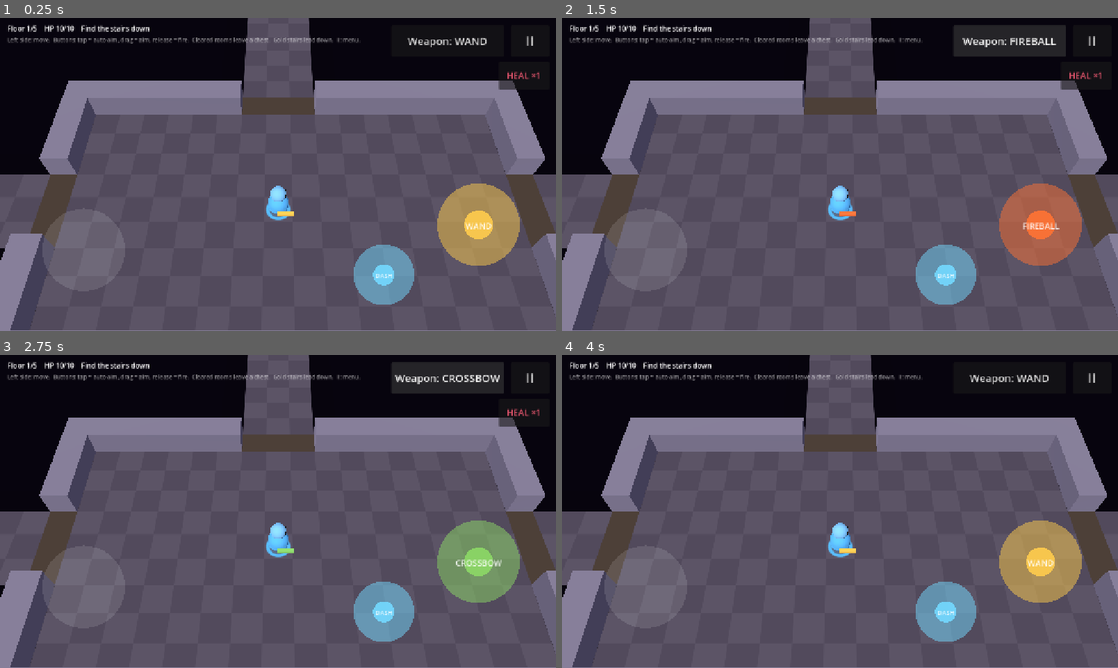
Above: before the commit, frames 1-4 (two rows, left to right).
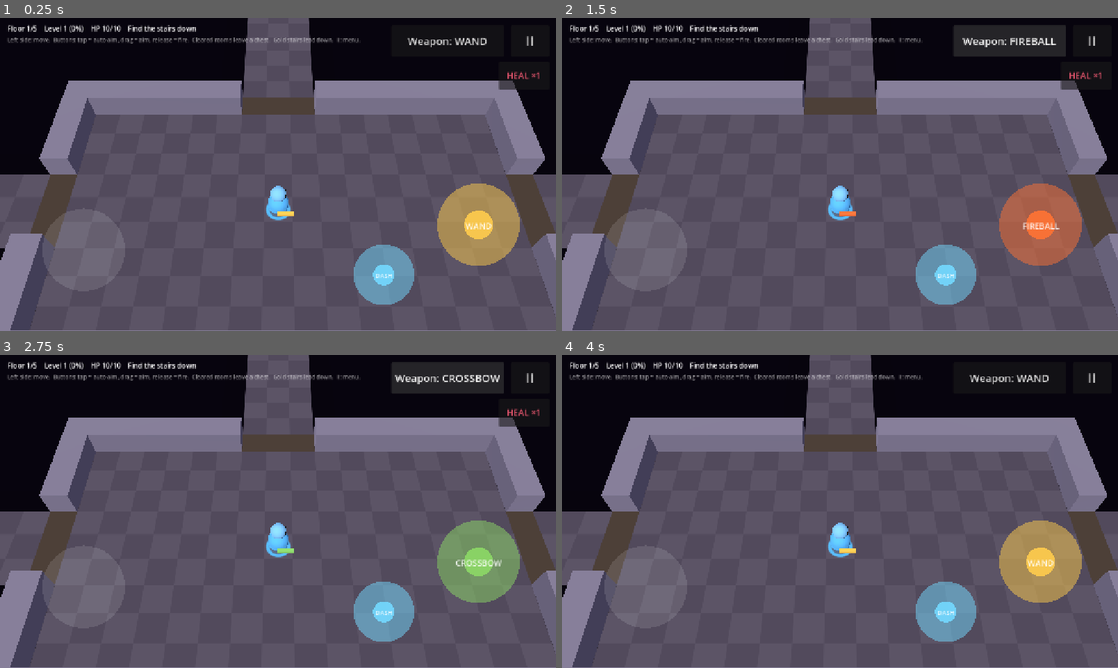
Above: after the commit, the same moments.

Repository: Zenb0t/toto
Game: Godot game, scene res://scenes/main.tscn
Same seed, same stepped clock (60 frames per second), same inputs: the game is played once before the commit and once after it.
Inputs:
- Up to frame 1 (0.25 s): no input
- Up to frame 2 (1.5 s): click "Weapon: WAND" at 0.5 s; click "Weapon: SWORD" at 1.25 s
- Up to frame 3 (2.75 s): click "Weapon: FIREBALL" at 2 s
- Up to frame 4 (4 s): click "Weapon: CROSSBOW" at 2.75 s; click "HEAL ×1" at 3.5 s

The runs differ from the first frame. In frame 1, 0.4% of the frame differs, in the area x 8-36%, y 2-5%; in frame 2, 0.4%; in frame 3, 0.4%; in frame 4, 0.4%.

Commit message:
Experience levels: kills make the hero tougher
Like Dungeon Crawl's experience levels (or Brawl Stars' power cubes): a
kill is worth the monster's health in points, each level needs more than
the last, and every level adds 2 maximum health (healing those 2), up to
level 10. Experience carries down the stairs. The HUD shows the level and
progress; "LEVEL n!" rises over the hero as 3D floating text.

Co-Authored-By: Claude Opus 5.5 <noreply@anthropic.com>
Claude-Session: https://claude.ai/code/session_015ZGKCCJdA1nx2f1Xhpqp12

Diff:
--- a/scripts/core/health.gd
+++ b/scripts/core/health.gd
@@ -40,3 +40,12 @@
 	var health := Health.new(max_health)
 	health.current = clampi(current_health, 1, max_health)
 	return health
+
+
+## Raises the maximum and the current health by the same amount (growing tougher heals that much too).
+func raise_maximum(amount: int) -> void:
+	if is_dead() or amount <= 0:
+		return
+	maximum += amount
+	current += amount
+	changed.emit(current, maximum)
--- a/scripts/main.gd
+++ b/scripts/main.gd
@@ -10,6 +10,7 @@
 const RESTART_DELAY_SECONDS := 1.5
 ## How long "down to floor N" shows before the next floor loads.
 const DESCEND_DELAY_SECONDS := 0.8
+const LEVEL_UP_COLOR := Color(1.0, 0.85, 0.35)
 ## Where a chest's potion lands, tried in order: beside the chest, on safe floor.
 const BESIDE: Array[Vector2i] = [Vector2i.RIGHT, Vector2i.LEFT, Vector2i.DOWN, Vector2i.UP]
 ## How often line of sight is worked out again.
@@ -40,6 +41,7 @@
 var _rng := RandomNumberGenerator.new()
 var _offered_drop: ItemDrop  ## The dropped item the player is standing on, if any.
 var _belt := PotionBelt.new()
+var _experience := Experience.new(_run.experience)
 
 @onready var _hud_layer: CanvasLayer = $Hud
 @onready var _hud: Label = $Hud/Status
@@ -249,6 +251,7 @@
 func _on_enemy_defeated(enemy: Enemy, room: int) -> void:
 	_enemies_by_room[room].erase(enemy)
 	_progress.record_defeat(room)
+	_grow_from(enemy.monster)
 	_refresh_hud()
 	if LootTable.rolls_enemy_drop(GameTuning.enemy_drop_chance(_tuning), _rng):
 		var drop_id := LootTable.enemy_drop_id(enemy.weapon.id, GameTuning.item_ids(), _held_ids(), _rng)
@@ -476,12 +479,21 @@
 
 # --- Run state -----------------------------------------------------------------------------------
 
+## Every kill is worth the monster's toughness in experience; each level makes the hero tougher.
+func _grow_from(monster: Monster) -> void:
+	var levels := _experience.gain(monster.max_health)
+	if levels > 0:
+		_player.health.raise_maximum(levels * Experience.HEALTH_PER_LEVEL)
+		_world.float_text(_player.global_position, "LEVEL %d!" % _experience.level(), LEVEL_UP_COLOR)
+
+
 func _refresh_hud() -> void:
 	if _run_over:
 		return
 	var goal := "Find the way out" if _run.is_last_floor() else "Find the stairs down"
-	_hud.text = "Floor %d/%d    HP %d/%d    %s" % [
-		_run.floor_number, RunState.FLOOR_COUNT, _player.health.current, _player.health.maximum, goal]
+	_hud.text = "Floor %d/%d    Level %d (%d%%)    HP %d/%d    %s" % [
+		_run.floor_number, RunState.FLOOR_COUNT, _experience.level(), roundi(_experience.progress() * 100),
+		_player.health.current, _player.health.maximum, goal]
 
 
 ## Down to the next floor with everything the player holds, or out of the dungeon from the last one.
@@ -492,7 +504,7 @@
 	if _run_over:
 		return
 	_run_over = true
-	var next := _run.next_floor(_weapon_id, _utility_id, _player.health.current, _belt.to_dict())
+	var next := _run.next_floor(_weapon_id, _utility_id, _player.health, _belt.to_dict(), _experience.points)
 	_hud.text = "Down to floor %d..." % next.floor_number
 	await get_tree().create_timer(DESCEND_DELAY_SECONDS).timeout
 	RunState.carry(next)
--- /dev/null
+++ b/scripts/run/experience.gd
@@ -0,0 +1,49 @@
+class_name Experience
+extends RefCounted
+## Like Dungeon Crawl's experience levels (or Brawl Stars' power cubes): defeating monsters makes the hero
+## tougher. Each kill is worth points; every level needs more points than the one before. Pure.
+
+const MAX_LEVEL := 10
+## Going from level n to n + 1 takes n times this many points.
+const POINTS_PER_LEVEL := 5
+## Extra maximum health for every level above the first.
+const HEALTH_PER_LEVEL := 2
+
+var points := 0
+
+
+func _init(starting_points := 0) -> void:
+	points = starting_points
+
+
+func level() -> int:
+	var reached := 1
+	while reached < MAX_LEVEL and points >= points_for(reached + 1):
+		reached += 1
+	return reached
+
+
+## Adds points and returns how many levels they brought (0 most of the time).
+func gain(amount: int) -> int:
+	var before := level()
+	points += maxi(amount, 0)
+	return level() - before
+
+
+## How far the hero is toward the next level, 0..1 (1 at the top level).
+func progress() -> float:
+	var current := level()
+	if current == MAX_LEVEL:
+		return 1.0
+	var start := points_for(current)
+	return float(points - start) / (points_for(current + 1) - start)
+
+
+## The points needed to reach a level.
+static func points_for(target_level: int) -> int:
+	return POINTS_PER_LEVEL * target_level * (target_level - 1) / 2
+
+
+## The extra maximum health a level brings, on top of the hero's own.
+static func bonus_health(at_level: int) -> int:
+	return (at_level - 1) * HEALTH_PER_LEVEL
--- a/scripts/run/run_state.gd
+++ b/scripts/run/run_state.gd
@@ -1,7 +1,7 @@
 class_name RunState
 extends RefCounted
 ## What a run carries from one floor down to the next, like a Dungeon Crawl character taking the stairs:
-## the floor reached, the gear held, health and potions. Each floor itself is new.
+## the floor reached, the gear held, health, potions and experience. Each floor itself is new.
 ## Pure data, plus one explicit hand-over: the game reloads its scene for every floor, so the state for the
 ## next floor is carried across with carry() and picked up with take_carried().
 
@@ -18,6 +18,7 @@
 var health := Player.MAX_HEALTH
 var max_health := Player.MAX_HEALTH
 var potions := STARTING_POTIONS.duplicate()
+var experience := 0
 
 
 ## Leaves state for the next scene to pick up.
@@ -40,13 +41,15 @@
 
 ## The state for the floor below, carrying what the player holds now.
 func next_floor(
-		held_weapon_id: String, held_utility_id: String, current_health: int, held_potions: Dictionary
+		held_weapon_id: String, held_utility_id: String, hero_health: Health, held_potions: Dictionary,
+		experience_points: int
 ) -> RunState:
 	var next := RunState.new()
 	next.floor_number = floor_number + 1
 	next.weapon_id = held_weapon_id
 	next.utility_id = held_utility_id
-	next.health = current_health
-	next.max_health = max_health
+	next.health = hero_health.current
+	next.max_health = hero_health.maximum
 	next.potions = held_potions.duplicate()
+	next.experience = experience_points
 	return next
--- /dev/null
+++ b/scripts/view3d/models/floating_text.gd
@@ -0,0 +1,36 @@
+class_name FloatingText
+extends Label3D
+## A short message that rises from a spot and shrinks away (a level up, later damage numbers). It stays
+## opaque: partly transparent text renders muddy in the Compatibility renderer.
+
+const RISE := 1.2
+const SECONDS := 1.2
+const START_HEIGHT := 1.8
+const FONT_SIZE := 56
+const PIXEL_SIZE := 0.01
+## The share of its time at the end during which it shrinks away.
+const SHRINK_SHARE := 0.25
+
+var _elapsed := 0.0
+var _start: Vector3
+
+
+func _init(message: String, color: Color, at: Vector3) -> void:
+	text = message
+	modulate = color
+	billboard = BaseMaterial3D.BILLBOARD_ENABLED
+	no_depth_test = true
+	font_size = FONT_SIZE
+	pixel_size = PIXEL_SIZE
+	outline_size = 14
+	_start = at + Vector3(0, START_HEIGHT, 0)
+	position = _start
+
+
+func _process(delta: float) -> void:
+	_elapsed += delta
+	var progress := clampf(_elapsed / SECONDS, 0.0, 1.0)
+	position = _start + Vector3(0, RISE * progress, 0)
+	scale = Vector3.ONE * clampf((1.0 - progress) / SHRINK_SHARE, 0.01, 1.0)
+	if progress >= 1.0:
+		queue_free()
--- a/scripts/view3d/world_view_3d.gd
+++ b/scripts/view3d/world_view_3d.gd
@@ -88,6 +88,11 @@
 		model.show_potion(drop.potion))
 
 
+## A message rising from a spot on the 2D plane.
+func float_text(at: Vector2, message: String, color: Color) -> void:
+	add_child(FloatingText.new(message, color, WorldSpace.to_3d(at)))
+
+
 func _process(_delta: float) -> void:
 	if not is_instance_valid(_hero):
 		return
--- /dev/null
+++ b/tests/unit/test_experience.gd
@@ -0,0 +1,50 @@
+extends GutTest
+
+
+func test_a_hero_starts_at_level_one() -> void:
+	assert_eq(Experience.new().level(), 1)
+
+
+func test_enough_points_bring_a_level() -> void:
+	var experience := Experience.new()
+
+	var gained := experience.gain(Experience.points_for(2))
+
+	assert_eq(gained, 1)
+	assert_eq(experience.level(), 2)
+
+
+func test_a_big_kill_can_bring_several_levels_at_once() -> void:
+	var experience := Experience.new()
+
+	assert_eq(experience.gain(Experience.points_for(4)), 3)
+
+
+func test_every_level_needs_more_points_than_the_one_before() -> void:
+	for level in range(2, Experience.MAX_LEVEL):
+		var this_step := Experience.points_for(level + 1) - Experience.points_for(level)
+		var last_step := Experience.points_for(level) - Experience.points_for(level - 1)
+		assert_gt(this_step, last_step, str(level))
+
+
+func test_levels_stop_at_the_top() -> void:
+	var experience := Experience.new()
+
+	experience.gain(100000)
+
+	assert_eq(experience.level(), Experience.MAX_LEVEL)
+	assert_eq(experience.progress(), 1.0)
+
+
+func test_progress_shows_how_close_the_next_level_is() -> void:
+	var experience := Experience.new()
+	var halfway := (Experience.points_for(2) + 1) / 2
+
+	experience.gain(halfway)
+
+	assert_almost_eq(experience.progress(), float(halfway) / Experience.points_for(2), 0.001)
+
+
+func test_each_level_adds_health() -> void:
+	assert_eq(Experience.bonus_health(1), 0)
+	assert_eq(Experience.bonus_health(3), 2 * Experience.HEALTH_PER_LEVEL)
--- a/tests/unit/test_health.gd
+++ b/tests/unit/test_health.gd
@@ -80,3 +80,12 @@
 func test_restored_health_stays_within_its_limits() -> void:
 	assert_eq(Health.restored(10, 25).current, 10)
 	assert_eq(Health.restored(10, 0).current, 1, "never restored dead")
+
+
+func test_raising_the_maximum_heals_as_much() -> void:
+	var health := Health.restored(10, 6)
+
+	health.raise_maximum(2)
+
+	assert_eq(health.maximum, 12)
+	assert_eq(health.current, 8)
--- a/tests/unit/test_run_state.gd
+++ b/tests/unit/test_run_state.gd
@@ -18,26 +18,28 @@
 func test_the_stairs_lead_one_floor_down_with_what_the_player_holds() -> void:
 	var run := RunState.new()
 
-	var next := run.next_floor("sword", "blink", 4, {"haste": 2})
+	var next := run.next_floor("sword", "blink", Health.restored(14, 4), {"haste": 2}, 30)
 
 	assert_eq(next.floor_number, 2)
 	assert_eq(next.weapon_id, "sword")
 	assert_eq(next.utility_id, "blink")
 	assert_eq(next.health, 4)
+	assert_eq(next.max_health, 14)
 	assert_eq(next.potions, {"haste": 2})
+	assert_eq(next.experience, 30)
 
 
 func test_only_the_bottom_floor_leads_out() -> void:
 	var run := RunState.new()
 	for _i in RunState.FLOOR_COUNT - 1:
 		assert_false(run.is_last_floor(), str(run.floor_number))
-		run = run.next_floor("wand", "dash", 10, {})
+		run = run.next_floor("wand", "dash", Health.new(10), {}, 0)
 
 	assert_true(run.is_last_floor())
 
 
 func test_a_carried_run_is_picked_up_on_the_next_floor() -> void:
-	var next := RunState.new().next_floor("sword", "dash", 7, {})
+	var next := RunState.new().next_floor("sword", "dash", Health.new(10), {}, 0)
 
 	RunState.carry(next)
 
@@ -45,7 +47,7 @@
 
 
 func test_with_nothing_carried_a_new_run_starts() -> void:
-	RunState.carry(RunState.new().next_floor("sword", "dash", 7, {}))
+	RunState.carry(RunState.new().next_floor("sword", "dash", Health.new(10), {}, 0))
 	RunState.take_carried()
 
 	assert_eq(RunState.take_carried().floor_number, 1, "dying or restarting starts over")
Not shown, added: scripts/run/experience.gd.uid
Not shown, added: scripts/view3d/models/floating_text.gd.uid
Not shown, added: tests/unit/test_experience.gd.uid
Not shown, changed: README.md
Not shown, changed: docs/design.md
